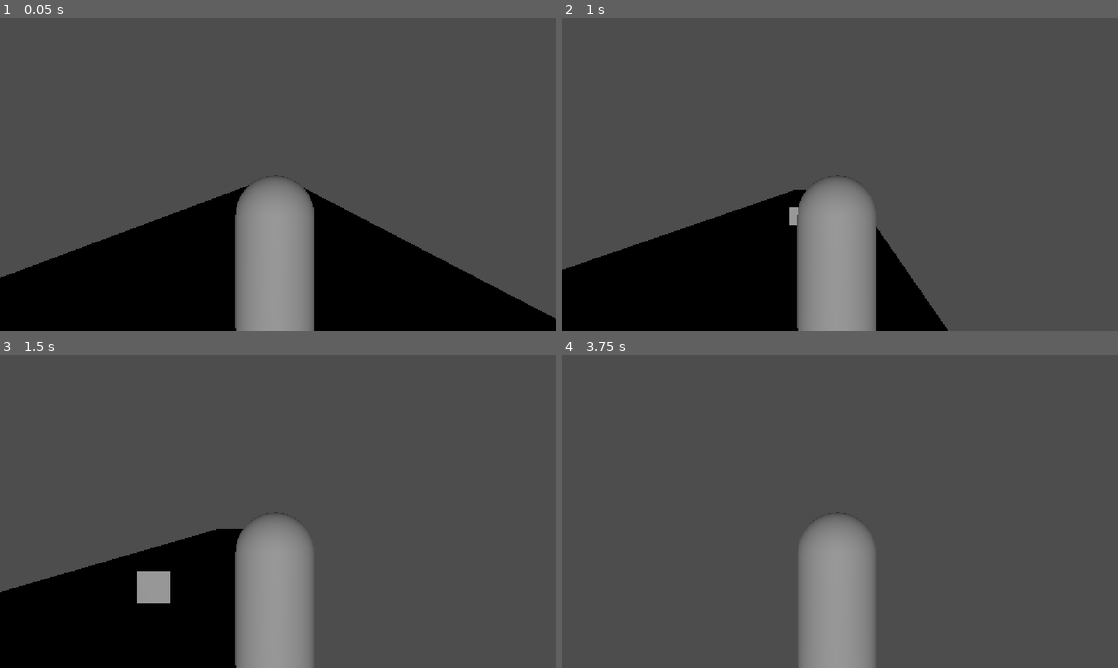
Above: before the commit, frames 1-4 (two rows, left to right).
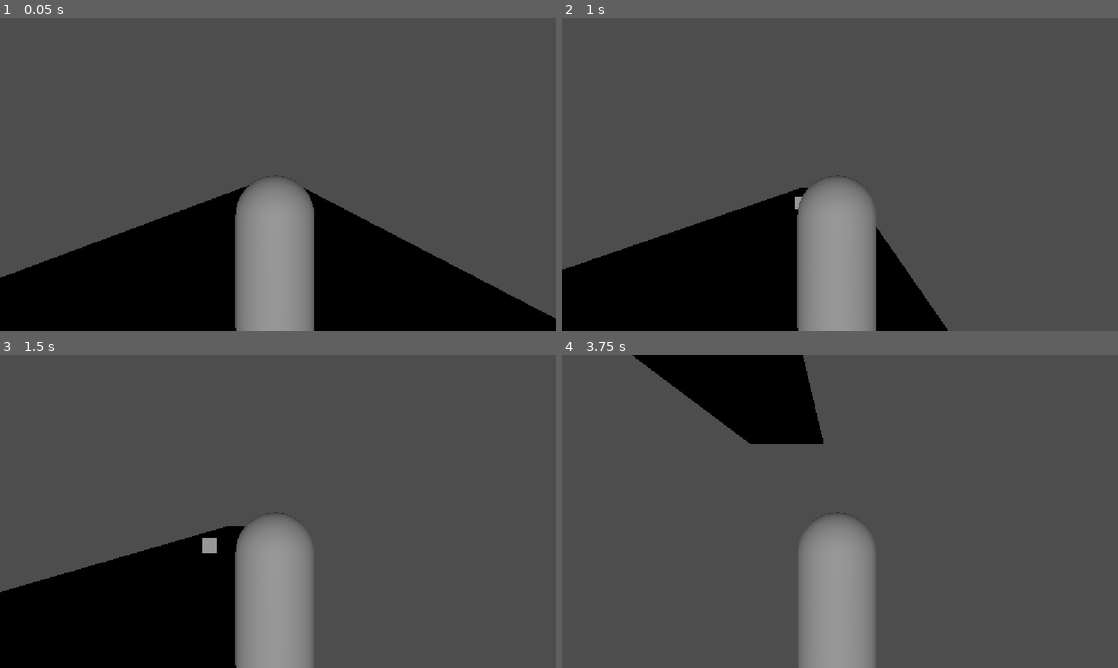
Above: after the commit, the same moments.

Repository: TheAbdullahSaleem/Run_Run_Run
Game: Godot game, scene res://Scenes/main.tscn
Same seed, same stepped clock (60 frames per second), same inputs: the game is played once before the commit and once after it.
Inputs (mouse positions are in pixels of both pictures, inside the frame that each line leads up to):
- Up to frame 1 (0.05 s): no input
- Up to frame 2 (1 s): tap Enter at 0.5 s; move the mouse to (962, 158) at 0.52 s; hold D (right) from 0.53 s (still down); tap Alt at 0.6 s; click (962, 158) at 0.67 s; tap Space (Jump) at 0.77 s
- Up to frame 3 (1.5 s): move the mouse to (166, 527) at 1.27 s; release D (right) at 1.28 s; hold Down from 1.28 s (still down); tap Shift at 1.35 s
- Up to frame 4 (3.75 s): tap Space (Jump) at 1.52, 3.02 s; move the mouse to (895, 442) at 2.02 s; release Down at 2.03 s; hold D (right) 2.03-2.78 s; tap Alt at 2.1, 3.6 s; move the mouse to (812, 574) at 2.77 s; hold Up 2.78-3.53 s; tap Shift at 2.85 s; click (812, 574) at 2.92 s; move the mouse to (1006, 558) at 3.52 s; hold A (left) from 3.53 s (still down)

Frame 1 is identical in both runs. In frame 2, 0.1% of the frame differs, in the area x 40-59%, y 54-72%; in frame 3, 0.8%; in frame 4, 6.3%, in the area x 12-47%, y 0-29%.

Commit message:
Addded Jump feature and inputs and also made the obstacle working and player moving

Diff:
--- a/Scenes/main.tscn
+++ b/Scenes/main.tscn
@@ -2,12 +2,15 @@
 
 [ext_resource type="PackedScene" uid="uid://cblvt8e78gca1" path="res://Scenes/Obstacles.tscn" id="1_8gbba"]
 [ext_resource type="PackedScene" uid="uid://dr2qlvswlru1y" path="res://Scenes/player.tscn" id="1_jjgbg"]
+[ext_resource type="Script" uid="uid://btxdgeyq2yaeq" path="res://Scripts/main.gd" id="1_jjvhh"]
 [ext_resource type="PackedScene" uid="uid://b2jiw812pwb4y" path="res://Scenes/Ground.tscn" id="2_bo1nx"]
 
-[node name="Main" type="Node3D" unique_id=989918239]
+[node name="Main" type="Node3D" unique_id=989918239 node_paths=PackedStringArray("Player")]
+script = ExtResource("1_jjvhh")
+Player = NodePath("Player")
 
 [node name="Obstacle" parent="." unique_id=1029276973 instance=ExtResource("1_8gbba")]
-transform = Transform3D(1, 0, 0, 0, 1, 0, 0, 0, 1, 0.781523, 0.7232901, 0)
+transform = Transform3D(1, 0, 0, 0, 1, 0, 0, 0, 1, 0, 0.725, 0)
 
 [node name="Player" parent="." unique_id=715125765 instance=ExtResource("1_jjgbg")]
 transform = Transform3D(1, 0, 0, 0, 1, 0, 0, 0, 1, 0.7936331, 1.4237868, 19.497486)
--- /dev/null
+++ b/Scripts/main.gd
@@ -0,0 +1,23 @@
+extends Node3D
+var obstacle := preload("res://Scenes/Obstacles.tscn")
+@export var Player : CharacterBody3D
+var n = 1
+# Called when the node enters the scene tree for the first time.
+func _ready() -> void:
+	spawning_obstacles()
+
+# Called every frame. 'delta' is the elapsed time since the previous frame.
+func _process(delta: float) -> void:
+	pass
+func spawn_obstacles():
+	var obstacle_instance := obstacle.instantiate()
+	add_child(obstacle_instance)
+	obstacle_instance.global_position.x = randi_range(-4,4)
+	obstacle_instance.global_position.y = 0.725
+	obstacle_instance.global_position.z = Player.global_position.z + randi_range(-40,-20)
+
+func spawning_obstacles():
+	while n<10:
+		n += 1
+		await get_tree().create_timer(1.0).timeout
+		spawning_obstacles()
--- a/Scripts/player.gd
+++ b/Scripts/player.gd
@@ -1,6 +1,6 @@
 extends CharacterBody3D
 
-const forward_velocity = 10
+const forward_velocity = 5
 const SPEED = 5.0
 const JUMP_VELOCITY = 4.5
 
Not shown, added: Scripts/main.gd.uid
